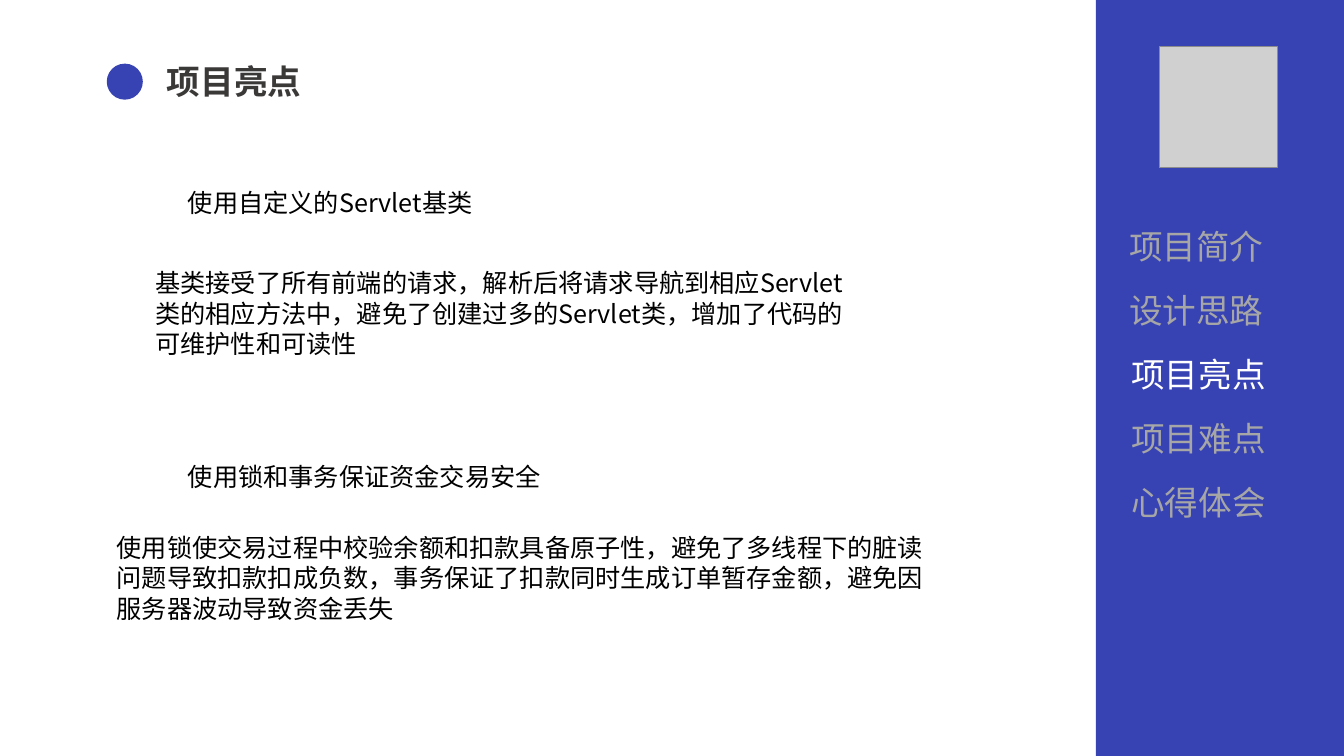
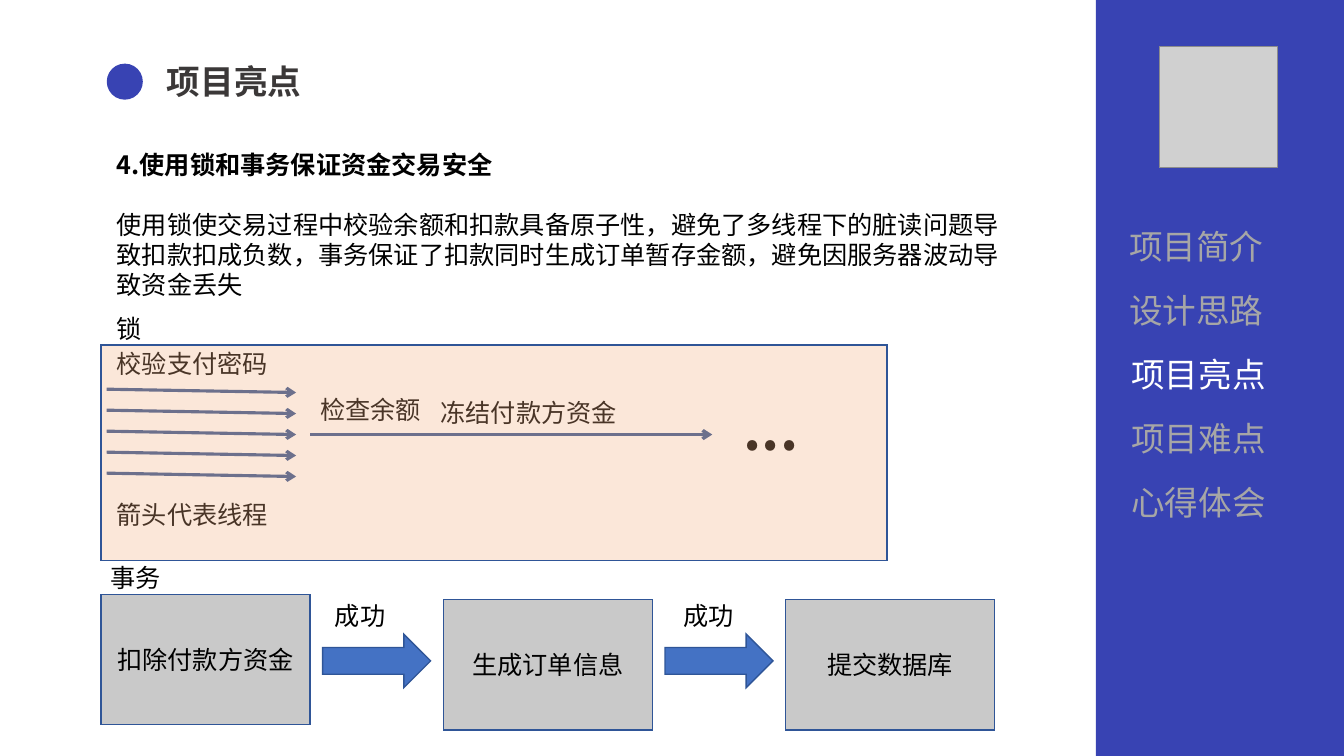
Before and after one commit to sangby/project, a slide deck: slide 12 of document/document/ppt/QG答辩汇报.pptx (slide 9 before the commit). Drawn at 1344x756 pixels with LibreOffice and Linux fonts; fonts in the diff are those of the drawing; grey boxes stand for pictures. Boxes give left, top, right and bottom in pixels: in the first picture for what was removed or moved away, otherwise in the second. Text is boxed around its words. In the diff, an @@ line names an element or a change of style, - is before the commit and + after.

```diff
--- a/document/document/ppt/QG答辩汇报.pptx
+++ b/document/document/ppt/QG答辩汇报.pptx
@@ text at (x1=117, y1=152, x2=493, y2=177): text changed; bold on @@
-使用锁和事务保证资金交易安全
+4.使用锁和事务保证资金交易安全
@@ text "使用锁使交易过程中校验余额和扣款具备原子性，避免了多线程下的脏读问题导致扣款扣成负数，事务保证了扣款同时生成订单暂存金额 ..." rewrapped from (x1=117, y1=535, x2=923, y2=620) to (x1=117, y1=212, x2=999, y2=296) @@
@@ text removed at (x1=188, y1=190, x2=473, y2=214) @@
-使用自定义的Servlet基类
@@ text removed at (x1=155, y1=270, x2=843, y2=355) @@
-基类接受了所有前端的请求，解析后将请求导航到相应Servlet类的相应方法中，避免了创建过多的Servlet类，增加了代码的可维护性和可读性
@@ text added at (x1=117, y1=316, x2=142, y2=345), 18 pt, text #000000 @@
+锁
@@ rectangle added at (x1=101, y1=345, x2=887, y2=561), fill #F4B183 at 30% opacity, outline #2F5597 1 pt @@
@@ text added at (x1=117, y1=351, x2=268, y2=375), 18 pt, text #000000 @@
+校验支付密码
@@ arrow added from (107, 389) to (296, 392), #325491 2.25 pt @@
@@ text added at (x1=734, y1=389, x2=1182, y2=467), 40 pt, text #000000, bold @@
+...
@@ arrow added from (107, 410) to (296, 413), #325491 2.25 pt @@
@@ text added at (x1=320, y1=398, x2=421, y2=421), 18 pt, text #000000 @@
+检查余额
@@ text added at (x1=441, y1=401, x2=617, y2=424), 18 pt, text #000000 @@
+冻结付款方资金
@@ arrow added from (107, 432) to (296, 435), #325491 2.25 pt @@
@@ arrow added from (311, 435) to (713, 435), #325491 2.25 pt @@
@@ arrow added from (107, 453) to (296, 456), #325491 2.25 pt @@
@@ arrow added from (107, 473) to (296, 477), #325491 2.25 pt @@
@@ text added at (x1=117, y1=502, x2=268, y2=526), 18 pt, text #000000 @@
+箭头代表线程
@@ text added at (x1=111, y1=565, x2=161, y2=589), 18 pt, text #000000 @@
+事务
@@ rectangle added at (x1=101, y1=595, x2=311, y2=725), fill #C9C9C9, outline #2F5597 1 pt, 18 pt, text #000000 @@
+扣除付款方资金
@@ text added at (x1=335, y1=604, x2=385, y2=627), 18 pt, text #000000 @@
+成功
@@ rectangle added at (x1=444, y1=600, x2=653, y2=730), fill #C9C9C9, outline #2F5597 1 pt, 18 pt, text #000000 @@
+生成订单信息
@@ text added at (x1=683, y1=604, x2=733, y2=627), 18 pt, text #000000 @@
+成功
@@ rectangle added at (x1=785, y1=600, x2=995, y2=730), fill #C9C9C9, outline #2F5597 1 pt, 18 pt, text #000000 @@
+提交数据库
@@ right arrow added at (x1=323, y1=634, x2=431, y2=688), fill #4472C4, outline #2F5597 1 pt @@
@@ right arrow added at (x1=665, y1=634, x2=773, y2=688), fill #4472C4, outline #2F5597 1 pt @@
```
Also in this commit, not shown: 6 other slides changed, 3 slides added, 1 other file.
